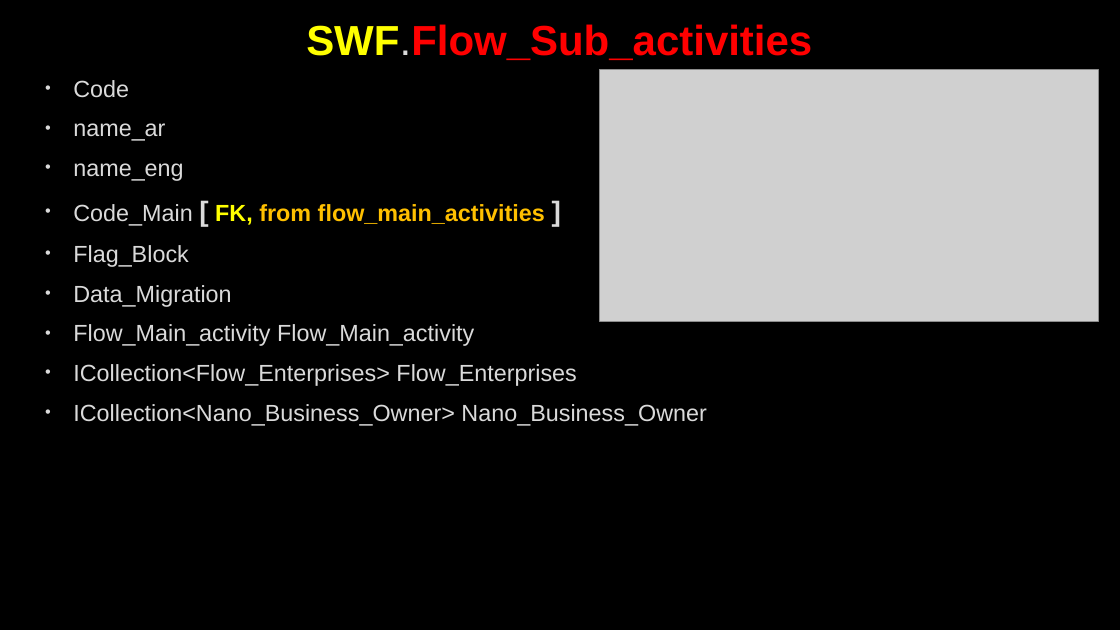
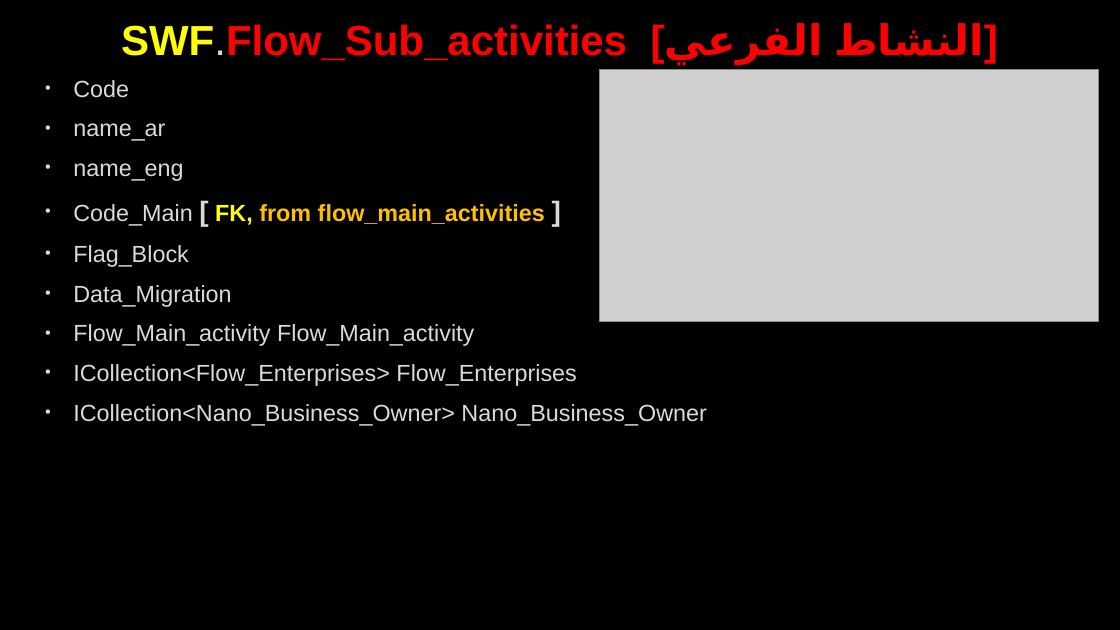
Before and after one commit to AhmedMohamedSamir1/Summary, a slide deck: slide 101 of Dot Net/Business.pptx (slide 100 before the commit). Drawn at 1120x630 pixels with LibreOffice and Linux fonts; fonts in the diff are those of the drawing; grey boxes stand for pictures; background and template pictures are left out. Boxes give left, top, right and bottom in pixels: in the first picture for what was removed or moved away, otherwise in the second. Text is boxed around its words. In the diff, an @@ line names an element or a change of style, - is before the commit and + after.

```diff
--- a/Dot Net/Business.pptx
+++ b/Dot Net/Business.pptx
@@ title at (x1=121, y1=23, x2=998, y2=64): text changed @@
-SWF.Flow_Sub_activities
+SWF.Flow_Sub_activities [النشاط الفرعي]
```
Also in this commit, not shown: 5 other slides changed, 1 slide added, 7 other files.
